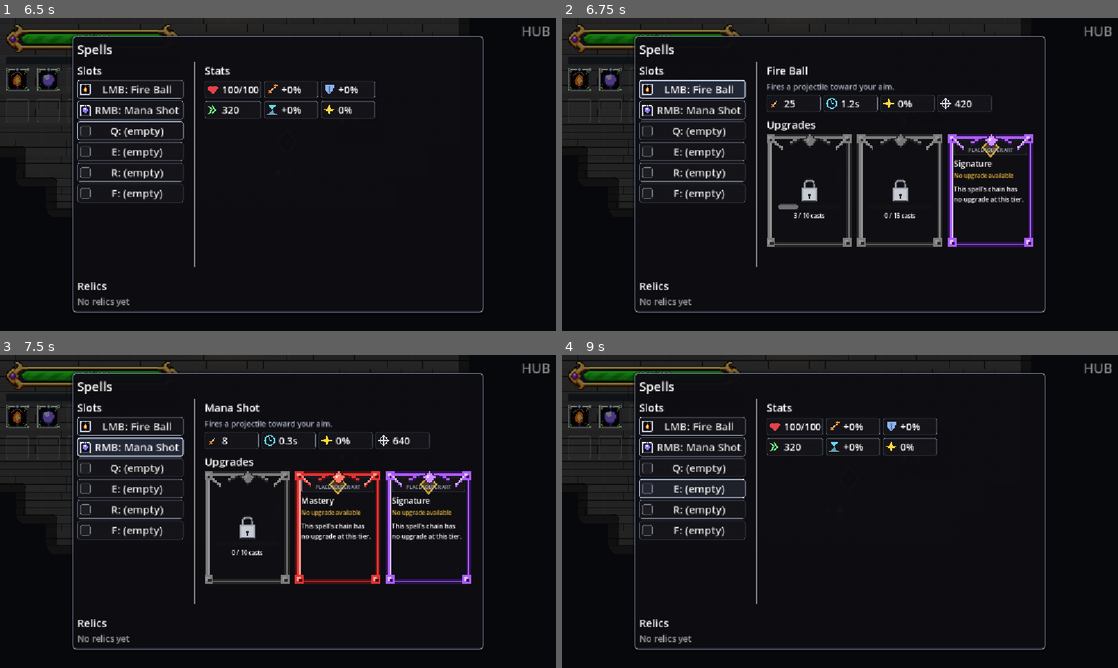
Above: before the commit, frames 1-4 (two rows, left to right).
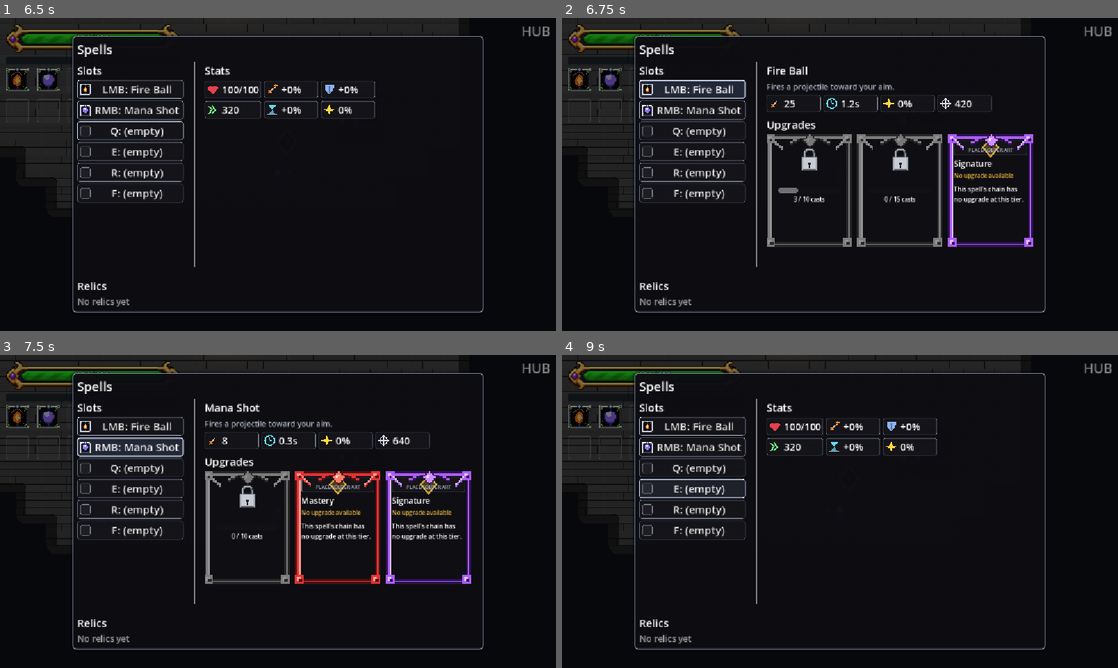
Above: after the commit, the same moments.

Repository: BestestGameStudio/gangU
Game: Godot game, scene res://game/core/main.tscn
Same seed, same stepped clock (60 frames per second), same inputs: the game is played once before the commit and once after it. Sound files missing from this copy of the repository are replaced by a short silence.
Inputs (mouse positions are in pixels of both pictures, inside the frame that each line leads up to):
- Up to frame 1 (6.5 s): tap Enter at 0.5 s; move the mouse to (400, 158) at 0.52 s; hold D (move_right) 0.53-1.25 s; hold Space (cast) 0.53-1.25 s; click (400, 158) at 0.67 s; tap Shift (dash) every 1.5 s from 0.8 to 5.3 s; drag from (166, 190) to (177, 58) at 1.27 s; move the mouse to (333, 105) at 2.02 s; hold D (move_right) 2.03-2.75 s; hold Space (cast) 2.03-2.75 s; drag from (250, 237) to (38, 233) at 2.77 s; move the mouse to (444, 221) at 3.52 s; hold A (move_left) 3.53-4.25 s; hold Tab (equip_panel) 3.53-4.25 s; drag from (111, 127) to (255, 233) at 4.27 s; move the mouse to (305, 174) at 5.02 s; hold S (move_down) 5.03-5.75 s; tap C (use_consumable) at 5.1 s; click (305, 174) at 5.17 s; drag from (194, 96) to (361, 152) at 5.77 s
- Up to frame 2 (6.75 s): click "LMB: Fire Ball" at 6.5 s
- Up to frame 3 (7.5 s): click "RMB: Mana Shot" at 7.25 s
- Up to frame 4 (9 s): click "Q: (empty)" at 8 s; click "E: (empty)" at 8.75 s

Frame 1 is identical in both runs. In frame 2, 1.0% of the frame differs, in the area x 38-64%, y 41-64%; in frame 3, 0.4%; in frame 4, nothing differs.

Commit message:
Raise lock above centered progress bar with a larger gap

Diff:
--- a/game/ui/upgrade_card.gd
+++ b/game/ui/upgrade_card.gd
@@ -120,9 +120,9 @@
 	lock_sign.name = "LockSign"
 	lock_sign.set_anchors_and_offsets_preset(Control.PRESET_CENTER)
 	lock_sign.offset_left = -24
-	lock_sign.offset_top = -28
+	lock_sign.offset_top = -92
 	lock_sign.offset_right = 24
-	lock_sign.offset_bottom = 28
+	lock_sign.offset_bottom = -36
 	lock_sign.visible = false
 	add_child(lock_sign)
 	for child: Control in find_children("*", "Control", true, false):
@@ -166,7 +166,7 @@
 	description_label.visible = not _locked
 	action_label.visible = not _locked
 	(splash as PlaceholderSplash).plain = _locked
-	splash.custom_minimum_size.y = CARD_HEIGHT * 0.5 + 12.0 if _locked else 32.0
+	splash.custom_minimum_size.y = CARD_HEIGHT * 0.5 - 22.0 if _locked else 32.0
 	splash.queue_redraw()
 	_refresh_frame()
 	splash.get_node("PlaceholderLabel").visible = not lock_sign.visible
--- a/tests/ui/test712_upgrade_menu.gd
+++ b/tests/ui/test712_upgrade_menu.gd
@@ -44,13 +44,14 @@
 	check(panel._upgrade_cards.all(func(card): return card.find_child("CardContentScroll", true, false).mouse_filter == Control.MOUSE_FILTER_PASS), "card scroll accepts wheel and passes clicks to button")
 	check(panel._upgrade_cards.all(func(card): return card.progress_label.horizontal_alignment == HORIZONTAL_ALIGNMENT_CENTER), "progress text centered")
 	check(panel._upgrade_cards.all(func(card): return not card.name_label.text.contains("[S]") and not card.name_label.text.contains("[M]") and not card.name_label.text.contains("[G]")), "upgrade names omit tier suffixes")
-	check(panel._upgrade_cards.all(func(card): return card.lock_sign.get_global_rect().get_center().is_equal_approx(card.get_global_rect().get_center())), "lock sprite centered on card on both axes")
+	check(panel._upgrade_cards.all(func(card): return card.lock_sign.get_global_rect().get_center().is_equal_approx(card.get_global_rect().get_center() - Vector2(0, 64))), "lock raised above midpoint and horizontally centered")
 	check(panel._upgrade_cards.all(func(card): return card.lock_sign is TextureRect and card.lock_sign.texture == UpgradeCard.LOCK_TEXTURE), "SpriteU exported lock texture used")
 	var tip: Control = panel._upgrade_cards[0]._make_custom_tooltip("Long upgrade description for hover wrapping")
 	check(tip.get_child(0).autowrap_mode == TextServer.AUTOWRAP_WORD_SMART and tip.get_child(0).custom_minimum_size.x == 288, "upgrade hover text has bounded wrap width")
 	tip.free()
 	check(panel._upgrade_cards.all(func(card): return card.progress_bar.get_global_rect().position.x - card.global_position.x >= 24 and card.get_global_rect().end.x - card.progress_bar.get_global_rect().end.x >= 24), "progress bars inset at least24 pixels from frame")
 	check(UpgradeCard.LOCK_TEXTURE.get_height() > UpgradeCard.LOCK_TEXTURE.get_width(), "SpriteU lock narrower and taller")
+	check(panel._upgrade_cards.all(func(card): return absf(card.progress_bar.get_global_rect().get_center().y - card.get_global_rect().get_center().y) < 1.0 and card.progress_bar.global_position.y - card.lock_sign.get_global_rect().end.y >= 30), "bar at card midpoint with at least30px gap below lock")
 	var plate_size := panel._plate.size
 	panel._on_slot_pressed(2)
 	await tick()
Not shown, changed: assets/sprites/ui/SOURCE.md
